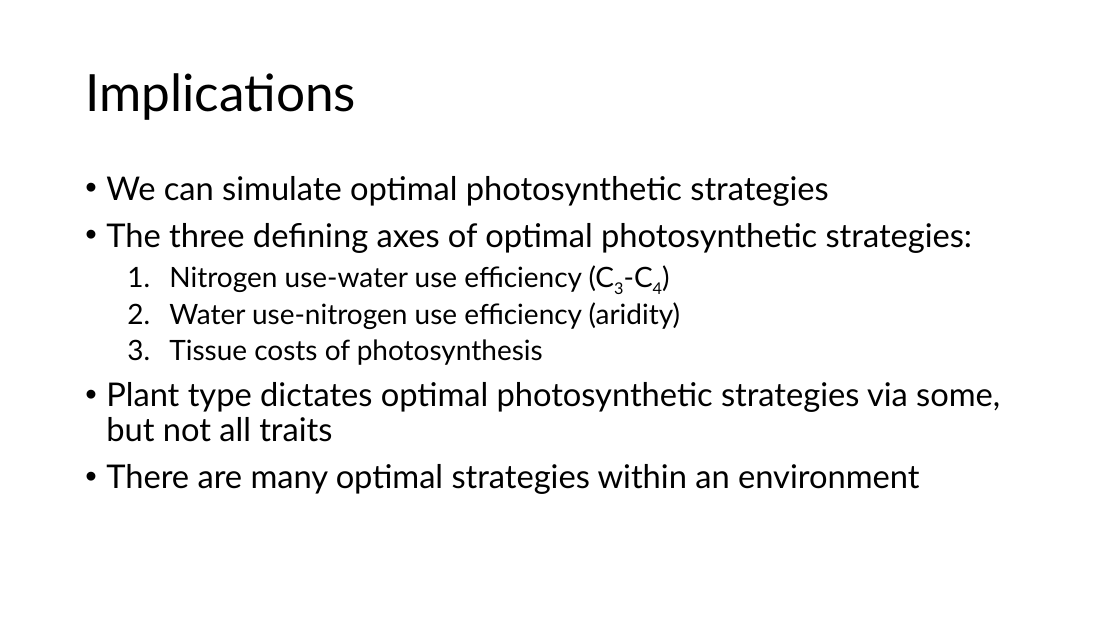
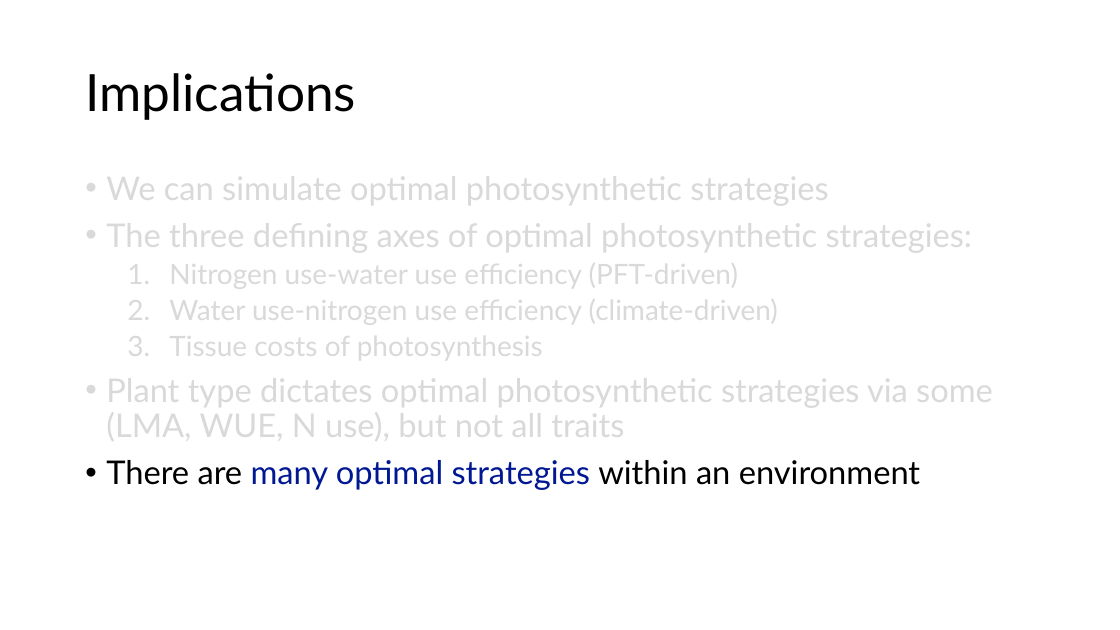
Before and after one commit to SmithEcophysLab/egu_2026, a slide deck: slide 24 of src/egu2026_optphoto_smith.pptx (slide 27 before the commit). Drawn at 1120x630 pixels with LibreOffice and Linux fonts; fonts in the diff are those of the drawing. Boxes give left, top, right and bottom in pixels: in the first picture for what was removed or moved away, otherwise in the second. Text is boxed around its words. In the diff, an @@ line names an element or a change of style, - is before the commit and + after.

```diff
--- a/src/egu2026_optphoto_smith.pptx
+++ b/src/egu2026_optphoto_smith.pptx
@@ text at box(106, 168, 973, 490): text colour #000000 to #D9D9D9 in "We can simulate optimal photosynthetic strategies", "The three defining axes of optimal photosynthetic ...", "Tissue costs of photosynthesis"; text colour #000000 to #011893 in "many optimal strategies" @@
@@ text at box(169, 257, 778, 327): text changed; text colour #000000 to #D9D9D9 @@
-  1. Nitrogen use-water use efficiency (C3-C4)
-  2. Water use-nitrogen use efficiency (aridity)
+  1. Nitrogen use-water use efficiency (PFT-driven)
+  2. Water use-nitrogen use efficiency (climate-driven)
@@ text at box(106, 370, 993, 444): text changed; text colour #000000 to #D9D9D9 @@
-• Plant type dictates optimal photosynthetic strategies via some, but not all traits
+• Plant type dictates optimal photosynthetic strategies via some (LMA, WUE, N use), but not all traits
```
Also in this commit, not shown: 11 other slides changed, 2 slides added, 5 slides removed, 1 other file.
